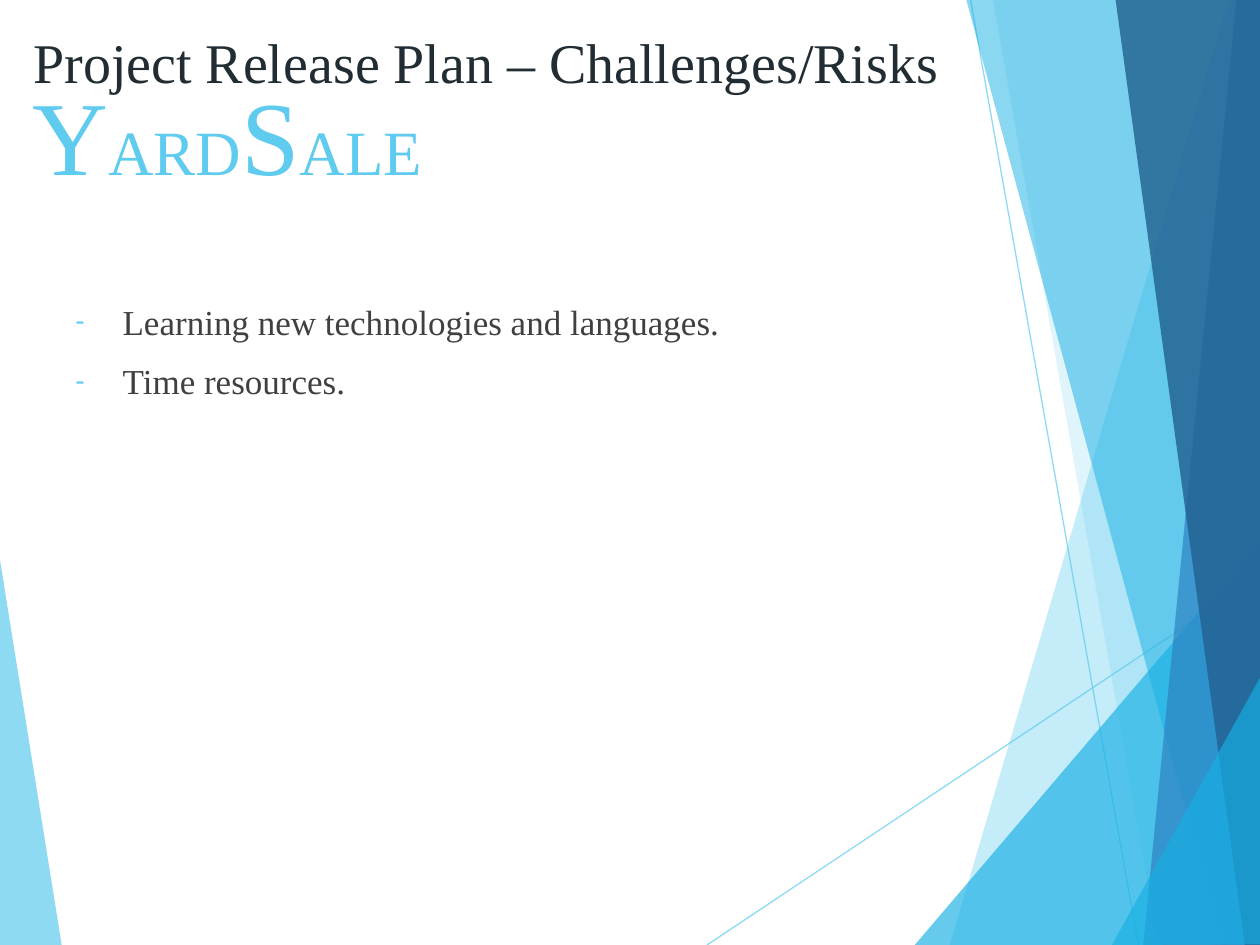
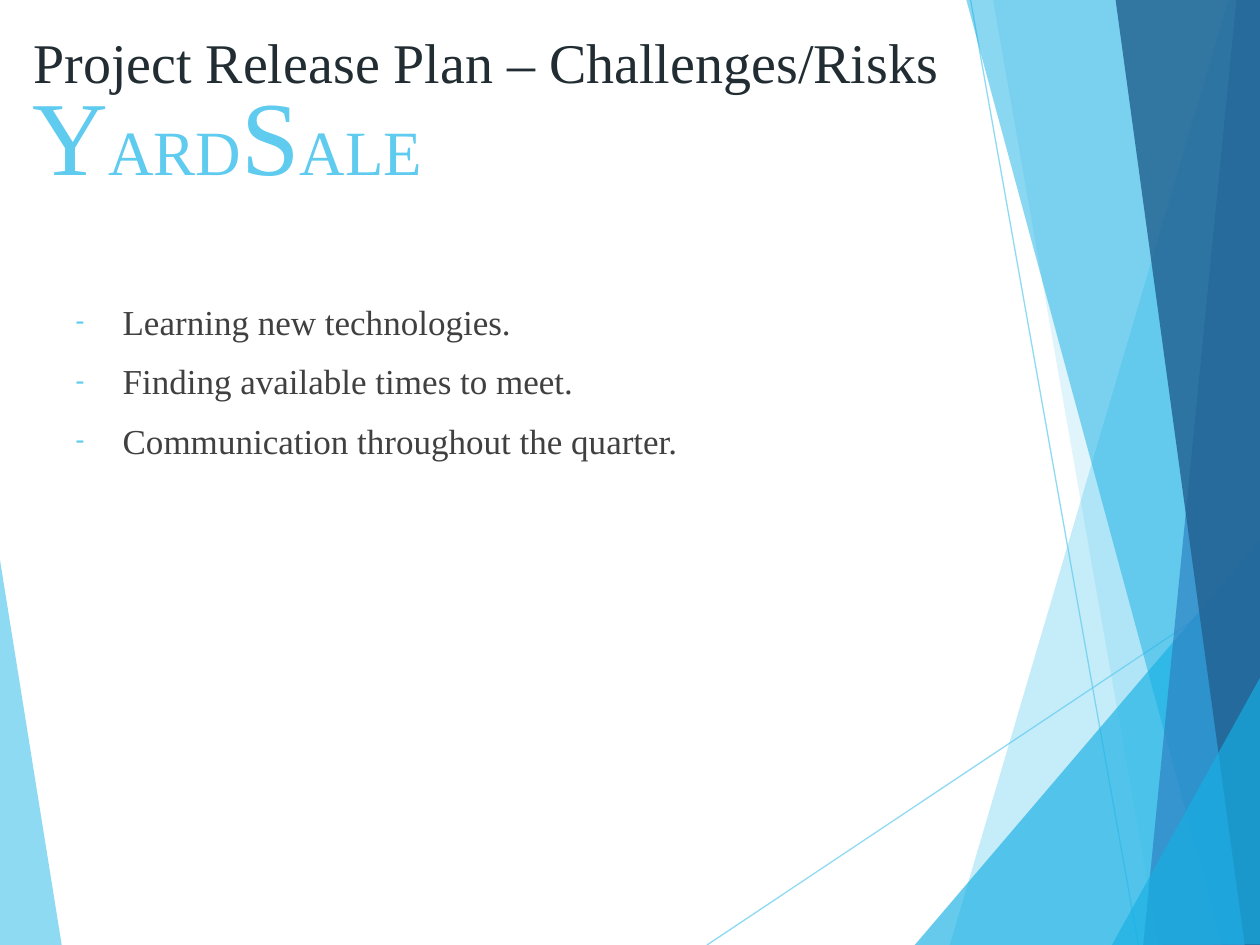
Before and after one commit to wang1kevin1/YardSale, a slide deck: slide 8 of Documents/ProjectRelease_v1.0.ppt (slide 7 before the commit). Drawn at 1260x945 pixels with LibreOffice and Linux fonts; fonts in the diff are those of the drawing. Boxes give left, top, right and bottom in pixels: in the first picture for what was removed or moved away, otherwise in the second. Text is boxed around its words. In the diff, an @@ line names an element or a change of style, - is before the commit and + after.

```diff
--- a/Documents/ProjectRelease_v1.0.ppt
+++ b/Documents/ProjectRelease_v1.0.ppt
@@ text at [123,310,677,461]: text changed @@
-– Learning new technologies and languages.
-– Time resources.
+– Learning new technologies.
+– Finding available times to meet.
+– Communication throughout the quarter.
```
Also in this commit, not shown: 5 other slides changed, 1 slide added.
